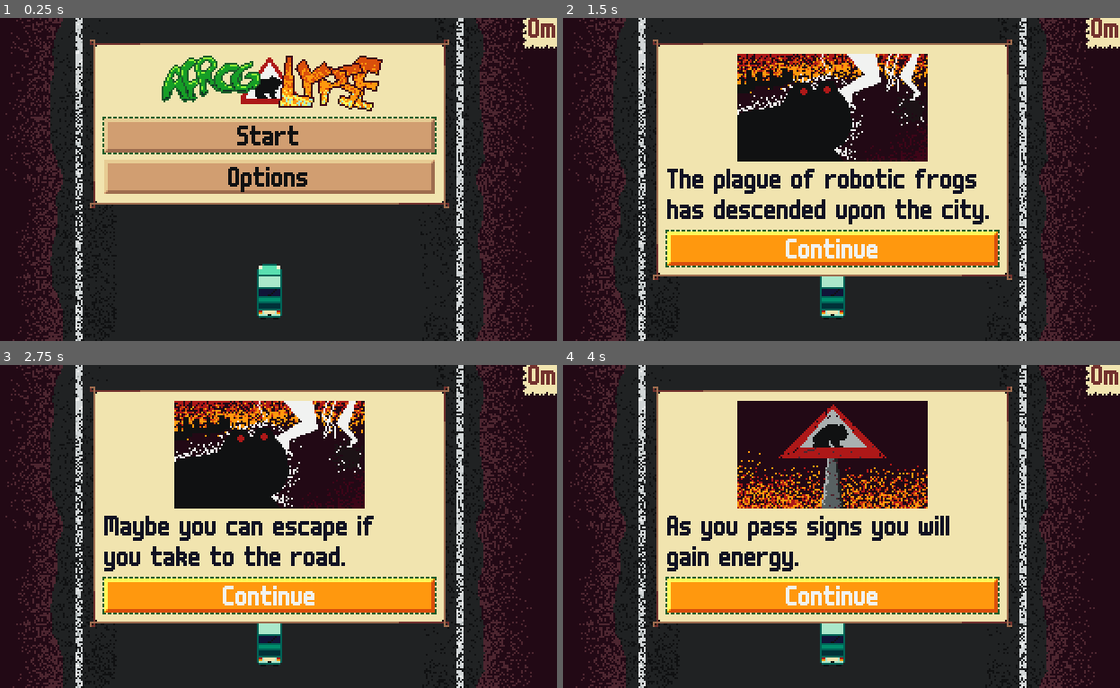
Above: before the commit, frames 1-4 (two rows, left to right).
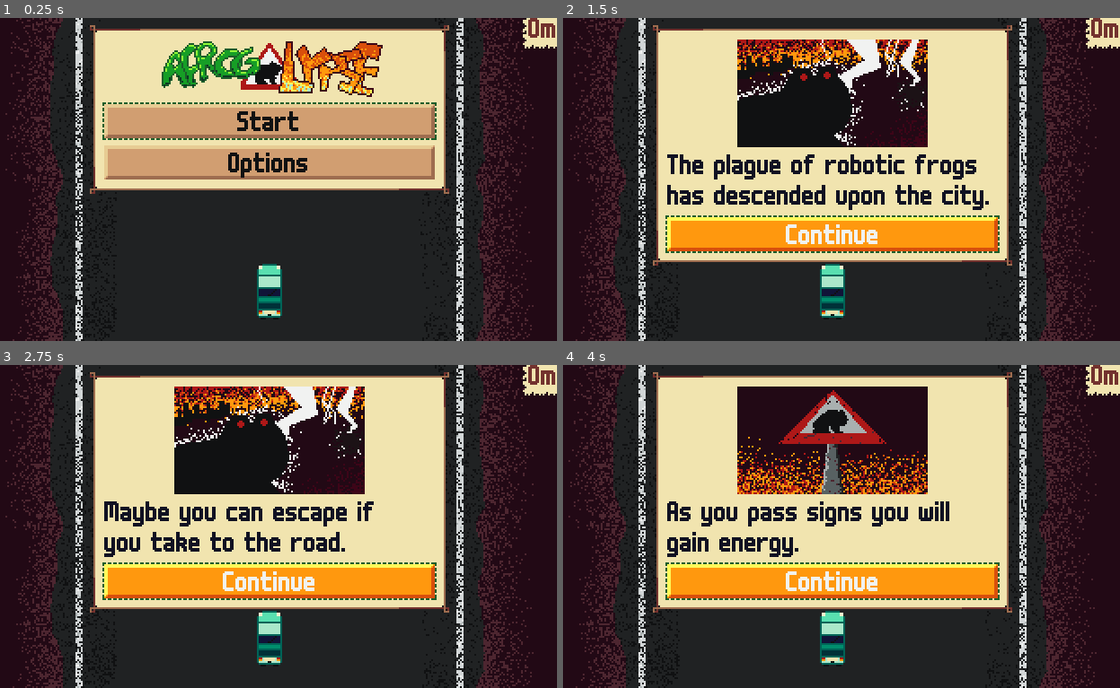
Above: after the commit, the same moments.

Repository: krobbi/afrogalypse
Game: Godot game, scene res://scenes/main/main.tscn
The game is run twice, just before and just after one commit, with the same random seed, the same clock (stepped at 60 frames per second) and the same inputs.
Inputs:
- Up to frame 1 (0.25 s): no input
- Up to frame 2 (1.5 s): click "Start" at 0.5 s; click "Continue" at 1.25 s
- Up to frame 3 (2.75 s): click "Continue" at 2 s
- Up to frame 4 (4 s): tap Enter at 2.75 s; hold D (steer_right) 2.78-3.53 s; tap Space (boost) at 2.85, 3.5, 3.6 s; hold Shift (brake) from 3.53 s (still down)

The runs differ from the first frame. In frame 1, 23% of the frame differs, in the area x 16-81%, y 2-59%; in frame 2, 23%; in frame 3, 22%; in frame 4, 22%.

Commit message:
Bidirectional frogs

Diff:
--- a/entities/car/car.gd
+++ b/entities/car/car.gd
@@ -10,7 +10,7 @@
 @export var brake_pivot_amount: float = -0.4
 
 @export var turn_amount: float = 150.0
-@export var brake_turn_amount: float = -100.0
+@export var brake_turn_amount: float = -240.0
 
 @export var start_speed: float = 200.0
 @export var max_speed: float = 250.0
@@ -76,10 +76,10 @@
 	if steer_axis:
 		wheel_position = clampf(wheel_position + steer_axis * wheel_attack * delta, -1.0, 1.0)
 	else:
-		var wheel_position_sign: float = sign(wheel_position)
+		var wheel_position_sign: float = signf(wheel_position)
 		wheel_position = wheel_position - wheel_release * wheel_position_sign * delta
 
-		if sign(wheel_position) != wheel_position_sign:
+		if signf(wheel_position) != wheel_position_sign:
 			wheel_position = 0.0
 
 	if can_steer and Input.is_action_pressed("brake"):
--- a/entities/frog/frog.gd
+++ b/entities/frog/frog.gd
@@ -4,10 +4,10 @@
 @export var sprite: Sprite2D
 @export var jump_force: float = 40.0
 @export var gravity: float = 200.0
-@export var ground_wait_min: float = 0.15
-@export var ground_wait_max: float = 0.5
+@export var ground_wait_min: float = 0.3
+@export var ground_wait_max: float = 0.9
 @export var forward_force: float = 160.0
-@export var friction: float = 20.0
+@export var friction: float = 100.0
 
 var ground_timer: float = 0.0
 var horizontal_velocity: float = 0.0
@@ -39,13 +39,24 @@
 		sprite.position.y += vertical_velocity * delta
 		vertical_velocity += gravity * delta
 		position.x += horizontal_velocity * delta
-		horizontal_velocity = max(horizontal_velocity - friction * delta, 0.0)
 
-		if global_position.x > 332.0:
+		var horizontal_velocity_sign: float = signf(horizontal_velocity)
+		horizontal_velocity = horizontal_velocity - horizontal_velocity_sign * friction * delta
+
+		if signf(horizontal_velocity) != horizontal_velocity_sign:
+			horizontal_velocity = 0.0
+
+		if global_position.x > 384.0 or global_position.x < -64.0:
 			queue_free()
 
 		if vertical_velocity >= 0.0 and sprite.position.y >= 0.0:
 			ground_timer = Global.rng.randf_range(ground_wait_min, ground_wait_max)
+
+
+# Make the frog move right to left.
+func flip_left() -> void:
+	sprite.flip_h = true
+	forward_force = -forward_force
 
 
 # Hit by car.
--- a/entities/frog_spawner/frog_spawner.gd
+++ b/entities/frog_spawner/frog_spawner.gd
@@ -2,10 +2,14 @@
 
 # Frog Spawner
 
+enum SpawnFacing { LEFT, RIGHT, BOTH }
+
 @export var frog_scene: PackedScene
 @export var bottom_right: Marker2D
 @export var delay: float = 0.1
-@export var count: int = 5
+@export var min_count: int = 5
+@export var max_count: int = 5
+@export var spawn_facing: SpawnFacing = SpawnFacing.RIGHT
 
 var timer: float = 0.0
 
@@ -19,7 +23,7 @@
 	if timer <= 0.0:
 		timer += delay
 
-		for i in range(count):
+		for i in range(Global.rng.randi_range(min_count, max_count)):
 			spawn_frog()
 
 
@@ -27,4 +31,12 @@
 	var frog: Frog = frog_scene.instantiate()
 	frog.position.x = Global.rng.randf_range(0.0, bottom_right.position.x)
 	frog.position.y = Global.rng.randf_range(0.0, bottom_right.position.y)
+
+	match spawn_facing:
+		SpawnFacing.LEFT:
+			frog.flip_left()
+		SpawnFacing.BOTH:
+			if bool(Global.rng.randi() % 2):
+				frog.flip_left()
+
 	add_child(frog)
--- a/gui/gui_card.tscn
+++ b/gui/gui_card.tscn
@@ -8,9 +8,9 @@
 anchor_left = 0.5
 anchor_right = 0.5
 offset_left = -96.0
-offset_top = 16.0
+offset_top = 8.0
 offset_right = 96.0
-offset_bottom = 56.0
+offset_bottom = 48.0
 grow_horizontal = 2
 size_flags_horizontal = 4
 size_flags_vertical = 0
--- a/scenes/main/main.tscn
+++ b/scenes/main/main.tscn
@@ -27,23 +27,37 @@
 y_sort_enabled = true
 metadata/_edit_lock_ = true
 
-[node name="SideFrogSpawner" parent="Entities" node_paths=PackedStringArray("bottom_right") instance=ExtResource("4_dhns2")]
+[node name="LeftFrogSpawner" parent="Entities" node_paths=PackedStringArray("bottom_right") instance=ExtResource("4_dhns2")]
 position = Vector2(-48, -4)
 bottom_right = NodePath("BottomRight")
-delay = 0.5
-count = 3
+delay = 0.9
+min_count = 1
+max_count = 2
 
-[node name="BottomRight" type="Marker2D" parent="Entities/SideFrogSpawner"]
+[node name="BottomRight" type="Marker2D" parent="Entities/LeftFrogSpawner"]
+position = Vector2(44, 180)
+
+[node name="RightFrogSpawner" parent="Entities" node_paths=PackedStringArray("bottom_right") instance=ExtResource("4_dhns2")]
+position = Vector2(324, -4)
+bottom_right = NodePath("BottomRight")
+delay = 0.9
+min_count = 1
+max_count = 2
+spawn_facing = 0
+
+[node name="BottomRight" type="Marker2D" parent="Entities/RightFrogSpawner"]
 position = Vector2(44, 180)
 
 [node name="TopFrogSpawner" parent="Entities" node_paths=PackedStringArray("bottom_right") instance=ExtResource("4_dhns2")]
 position = Vector2(-48, -64)
 bottom_right = NodePath("BottomRight")
-delay = 0.5
-count = 3
+delay = 0.6
+min_count = 3
+max_count = 6
+spawn_facing = 2
 
 [node name="BottomRight" type="Marker2D" parent="Entities/TopFrogSpawner"]
-position = Vector2(308, 60)
+position = Vector2(416, 60)
 
 [node name="Car" parent="Entities" instance=ExtResource("1_eqoqq")]
 position = Vector2(160, 160)
